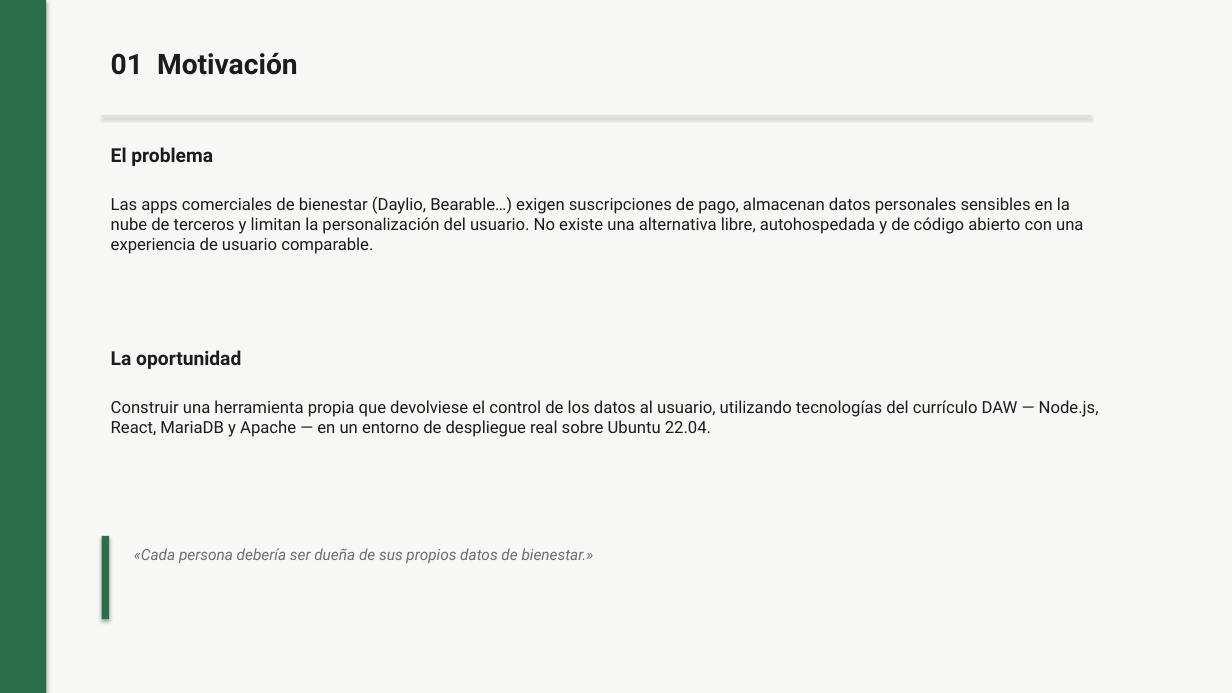
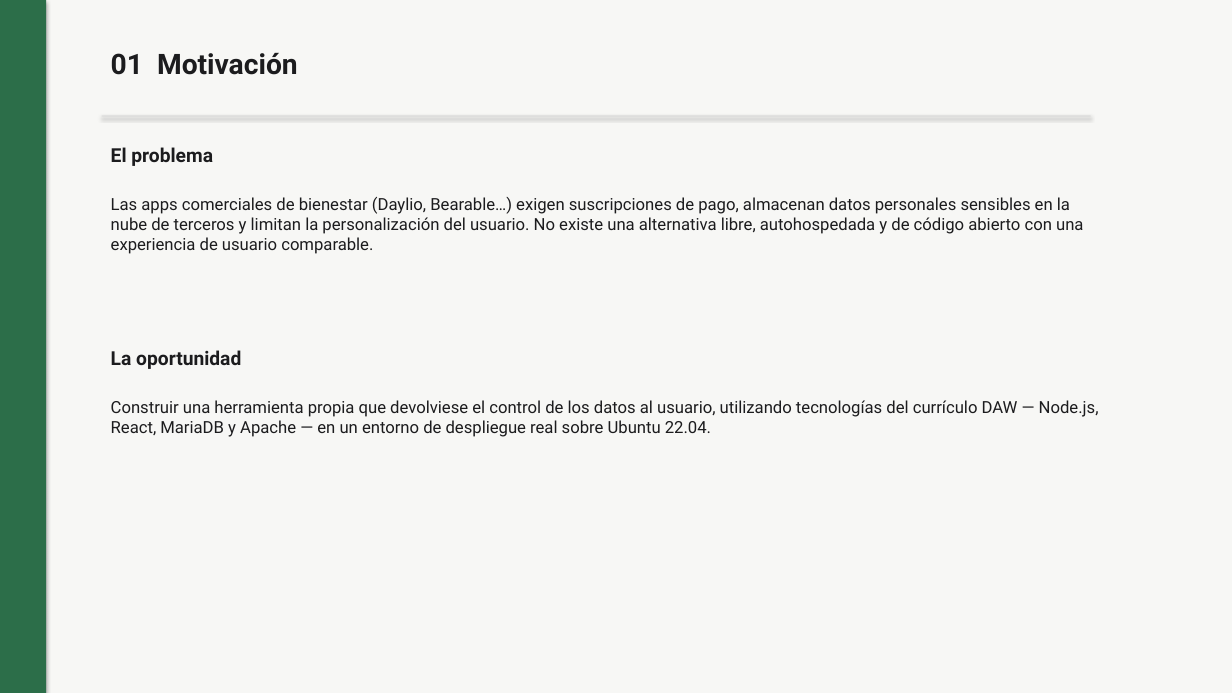
Before and after one commit to mbalay19/DAW_PROYECTO, a slide deck: slide 3 of MindTracker_Presentacion.pptx. Drawn at 1232x693 pixels with LibreOffice and Linux fonts; fonts in the diff are those of the drawing. Boxes give left, top, right and bottom in pixels: in the first picture for what was removed or moved away, otherwise in the second. Text is boxed around its words. In the diff, an @@ line names an element or a change of style, - is before the commit and + after.

```diff
--- a/MindTracker_Presentacion.pptx
+++ b/MindTracker_Presentacion.pptx
@@ rectangle removed at box(102, 536, 109, 619) @@
@@ text removed at box(134, 548, 594, 563) @@
-«Cada persona debería ser dueña de sus propios datos de bienestar.»
```
Also in this commit, not shown: 5 other slides changed, 1 slide added, 1 slide removed, 2 other files.
